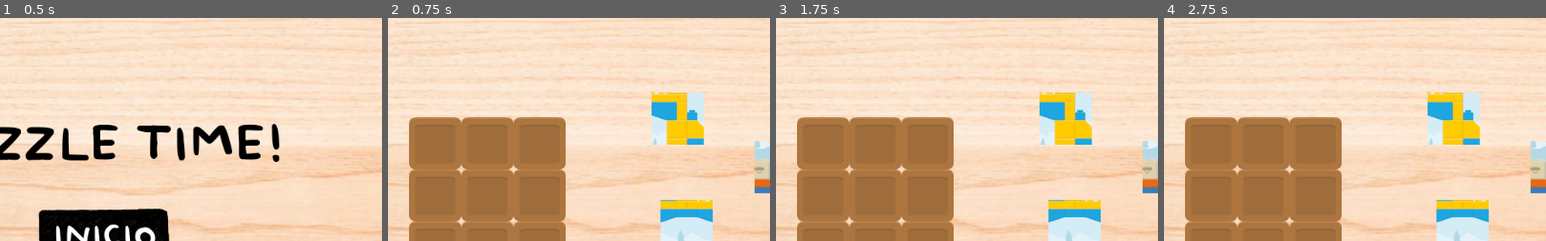
Above: before the commit, frames 1-4 (left to right).
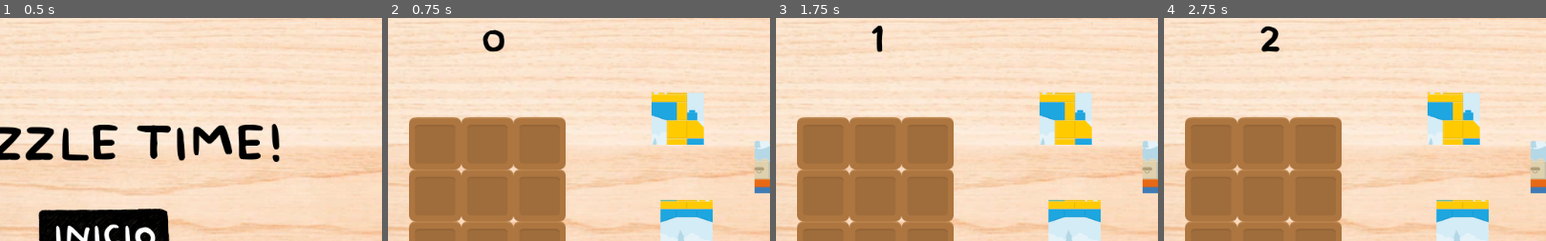
Above: after the commit, the same moments.

Repository: MiloVarok/PuzzlePostulacion
Game: Godot game, scene res://scenes/menu/Menu.tscn
The game is run twice, just before and just after one commit, with the same random seed, the same clock (stepped at 60 frames per second) and the same inputs.
Inputs (mouse positions are % of the whole screen's width and height, from its top left):
- Up to frame 1 (0.5 s): no input
- Up to frame 2 (0.75 s): click (50, 51) at 0.5 s
- Up to frame 3 (1.75 s): tap Enter at 1.25 s; move the mouse to (91, 64) at 1.27 s; press the mouse at (91, 64) at 1.28 s
- Up to frame 4 (2.75 s): tap Space at 2 s; move the mouse to (19, 82) at 2.02 s; release the mouse at (19, 82) at 2.03 s; click (19, 82) at 2.1 s
The pictures show only the part of the screen within x 36-86%, y 3-53%; the shares and areas given below are measured in that part.

Frame 1 is identical in both runs. In frame 2, 0.3% of the frame differs, in the area x 24-31%, y 5-16%; in frame 3, 0.2%; in frame 4, 0.3%.

Commit message:
Timer y control de posiciones
Se agregó control para dar por correcta la posicion de las piezas de los puzzles y un timer que frena al momento de terminarlo

Diff:
--- /dev/null
+++ b/scenes/elements/Timer.gd
@@ -0,0 +1,24 @@
+extends Node2D
+
+var timerValue = 0
+var stopTimer = false
+
+func _ready():
+	$WinMessage.hide()
+	pass
+
+func _process(delta):
+	$TimeCount.text = String(timerValue)
+	pass
+
+
+func _on_Timer_timeout():
+	if stopTimer == false:
+		timerValue += 1
+	pass
+
+func _game_over():
+	stopTimer = true
+	$Timer.stop()
+	$WinMessage.show()
+	pass
--- /dev/null
+++ b/scenes/elements/Timer.tscn
@@ -0,0 +1,35 @@
+[gd_scene load_steps=5 format=2]
+
+[ext_resource path="res://scenes/elements/Timer.gd" type="Script" id=1]
+[ext_resource path="res://assets/game_font.tres" type="DynamicFont" id=2]
+[ext_resource path="res://assets/baby_doll.otf" type="DynamicFontData" id=3]
+
+[sub_resource type="DynamicFont" id=1]
+size = 70
+font_data = ExtResource( 3 )
+
+[node name="Timer" type="Node2D" groups=["time"]]
+script = ExtResource( 1 )
+
+[node name="Timer" type="Timer" parent="."]
+autostart = true
+
+[node name="TimeCount" type="Label" parent="."]
+margin_left = 282.0
+margin_top = 55.0
+margin_right = 322.0
+margin_bottom = 120.0
+custom_colors/font_color = Color( 0, 0, 0, 1 )
+custom_fonts/font = SubResource( 1 )
+text = "0"
+
+[node name="WinMessage" type="Label" parent="."]
+margin_left = 58.0
+margin_top = 140.0
+margin_right = 563.0
+margin_bottom = 187.0
+custom_colors/font_color = Color( 0, 0, 0, 1 )
+custom_fonts/font = ExtResource( 2 )
+text = "¡PUZZLE COMPLETADO!"
+
+[connection signal="timeout" from="Timer" to="." method="_on_Timer_timeout"]
--- a/scenes/levels/LevelOne.gd
+++ b/scenes/levels/LevelOne.gd
@@ -1,16 +1,67 @@
 extends Node2D
 
+var piece1 = false
+var piece2 = false
+var piece3 = false
+var piece4 = false
+var piece5 = false
+var piece6 = false
+var piece7 = false
+var piece8 = false
+var piece9 = false
 
-# Declare member variables here. Examples:
-# var a = 2
-# var b = "text"
+func _ready():
+	$ContinueText.hide()
+	$ContinueButton.hide()
+	pass
 
+func _process(delta):
+	if $Piec1.global_position == $Pos1.global_position:
+		piece1 = true
+	if $Piec1.global_position != $Pos1.global_position:
+		piece1 = false
+	if $Piec2.global_position == $Pos2.global_position:
+		piece2 = true
+	if $Piec2.global_position != $Pos2.global_position:
+		piece2 = false
+	if $Piec3.global_position == $Pos3.global_position:
+		piece3 = true
+	if $Piec3.global_position != $Pos3.global_position:
+		piece3 = false
+	if $Piec4.global_position == $Pos4.global_position:
+		piece4 = true
+	if $Piec4.global_position != $Pos4.global_position:
+		piece4 = false
+	if $Piec5.global_position == $Pos5.global_position:
+		piece5 = true
+	if $Piec5.global_position != $Pos5.global_position:
+		piece5 = false
+	if $Piec6.global_position == $Pos6.global_position:
+		piece6 = true
+	if $Piec6.global_position != $Pos6.global_position:
+		piece6 = false
+	if $Piec7.global_position == $Pos7.global_position:
+		piece7 = true
+	if $Piec7.global_position != $Pos7.global_position:
+		piece7 = false
+	if $Piec8.global_position == $Pos8.global_position:
+		piece8 = true
+	if $Piec8.global_position != $Pos8.global_position:
+		piece8 = false
+	if $Piec9.global_position == $Pos9.global_position:
+		piece9 = true
+	if $Piec9.global_position != $Pos9.global_position:
+		piece9 = false
+	if piece1 == true and piece2 == true and piece3 == true and piece4 == true and piece5 == true and piece6 == true and piece7 == true and piece8 == true and piece9 == true:
+		_win()
+	pass
 
-# Called when the node enters the scene tree for the first time.
-func _ready():
-	pass # Replace with function body.
+func _win():
+	get_tree().call_group("time", "_game_over")
+	$ContinueText.show()
+	$ContinueButton.show()
+	pass
 
-
-# Called every frame. 'delta' is the elapsed time since the previous frame.
-#func _process(delta):
-#	pass
+func _on_ContinueButton_button_down():
+	get_tree().change_scene("res://scenes/levels/LevelTwo.tscn")
+	pass
--- a/scenes/levels/LevelOne.tscn
+++ b/scenes/levels/LevelOne.tscn
@@ -1,10 +1,13 @@
-[gd_scene load_steps=6 format=2]
+[gd_scene load_steps=9 format=2]
 
 [ext_resource path="res://assets/background.webp" type="Texture" id=1]
 [ext_resource path="res://scenes/elements/Pieces.tscn" type="PackedScene" id=2]
 [ext_resource path="res://scenes/elements/Slot.tscn" type="PackedScene" id=3]
 [ext_resource path="res://assets/puzzle_one/example_puzzle_one.png" type="Texture" id=4]
 [ext_resource path="res://scenes/levels/LevelOne.gd" type="Script" id=5]
+[ext_resource path="res://assets/button_background.png" type="Texture" id=6]
+[ext_resource path="res://assets/game_font.tres" type="DynamicFont" id=7]
+[ext_resource path="res://scenes/elements/Timer.tscn" type="PackedScene" id=8]
 
 [node name="LevelOne" type="Node2D"]
 script = ExtResource( 5 )
@@ -89,3 +92,24 @@
 position = Vector2( 505, 480 )
 scale = Vector2( 0.31699, 0.31699 )
 texture = ExtResource( 4 )
+
+[node name="Timer" parent="." instance=ExtResource( 8 )]
+position = Vector2( 217, -44 )
+
+[node name="ContinueButton" type="TextureButton" parent="."]
+margin_left = 351.0
+margin_top = 375.0
+margin_right = 670.0
+margin_bottom = 463.0
+texture_normal = ExtResource( 6 )
+expand = true
+
+[node name="ContinueText" type="Label" parent="."]
+margin_left = 376.0
+margin_top = 398.0
+margin_right = 646.0
+margin_bottom = 445.0
+custom_fonts/font = ExtResource( 7 )
+text = "CONTINUAR"
+
+[connection signal="button_down" from="ContinueButton" to="." method="_on_ContinueButton_button_down"]
--- a/scenes/levels/LevelTwo.gd
+++ b/scenes/levels/LevelTwo.gd
@@ -1,16 +1,67 @@
 extends Node2D
 
+var piece1 = false
+var piece2 = false
+var piece3 = false
+var piece4 = false
+var piece5 = false
+var piece6 = false
+var piece7 = false
+var piece8 = false
+var piece9 = false
 
-# Declare member variables here. Examples:
-# var a = 2
-# var b = "text"
+func _ready():
+	$ContinueText.hide()
+	$ContinueButton.hide()
+	pass
 
+func _process(delta):
+	if $Piec1.global_position == $Pos1.global_position:
+		piece1 = true
+	if $Piec1.global_position != $Pos1.global_position:
+		piece1 = false
+	if $Piec2.global_position == $Pos2.global_position:
+		piece2 = true
+	if $Piec2.global_position != $Pos2.global_position:
+		piece2 = false
+	if $Piec3.global_position == $Pos3.global_position:
+		piece3 = true
+	if $Piec3.global_position != $Pos3.global_position:
+		piece3 = false
+	if $Piec4.global_position == $Pos4.global_position:
+		piece4 = true
+	if $Piec4.global_position != $Pos4.global_position:
+		piece4 = false
+	if $Piec5.global_position == $Pos5.global_position:
+		piece5 = true
+	if $Piec5.global_position != $Pos5.global_position:
+		piece5 = false
+	if $Piec6.global_position == $Pos6.global_position:
+		piece6 = true
+	if $Piec6.global_position != $Pos6.global_position:
+		piece6 = false
+	if $Piec7.global_position == $Pos7.global_position:
+		piece7 = true
+	if $Piec7.global_position != $Pos7.global_position:
+		piece7 = false
+	if $Piec8.global_position == $Pos8.global_position:
+		piece8 = true
+	if $Piec8.global_position != $Pos8.global_position:
+		piece8 = false
+	if $Piec9.global_position == $Pos9.global_position:
+		piece9 = true
+	if $Piec9.global_position != $Pos9.global_position:
+		piece9 = false
+	if piece1 == true and piece2 == true and piece3 == true and piece4 == true and piece5 == true and piece6 == true and piece7 == true and piece8 == true and piece9 == true:
+		_win()
+	pass
 
-# Called when the node enters the scene tree for the first time.
-func _ready():
-	pass # Replace with function body.
+func _win():
+	get_tree().call_group("time", "_game_over")
+	$ContinueText.show()
+	$ContinueButton.show()
+	pass
 
-
-# Called every frame. 'delta' is the elapsed time since the previous frame.
-#func _process(delta):
-#	pass
+func _on_ContinueButton_button_down():
+	get_tree().change_scene("res://scenes/menu/GameOver.tscn")
+	pass
--- a/scenes/levels/LevelTwo.tscn
+++ b/scenes/levels/LevelTwo.tscn
@@ -1,10 +1,13 @@
-[gd_scene load_steps=6 format=2]
+[gd_scene load_steps=9 format=2]
 
 [ext_resource path="res://assets/background.webp" type="Texture" id=1]
 [ext_resource path="res://scenes/elements/Pieces.tscn" type="PackedScene" id=2]
 [ext_resource path="res://scenes/elements/Slot.tscn" type="PackedScene" id=3]
 [ext_resource path="res://assets/puzzle_two/example_puzzle_two.jpg" type="Texture" id=4]
 [ext_resource path="res://scenes/levels/LevelTwo.gd" type="Script" id=5]
+[ext_resource path="res://assets/game_font.tres" type="DynamicFont" id=6]
+[ext_resource path="res://assets/button_background.png" type="Texture" id=7]
+[ext_resource path="res://scenes/elements/Timer.tscn" type="PackedScene" id=8]
 
 [node name="LevelTwo" type="Node2D"]
 script = ExtResource( 5 )
@@ -80,3 +83,24 @@
 position = Vector2( 509, 478 )
 scale = Vector2( 0.247778, 0.247778 )
 texture = ExtResource( 4 )
+
+[node name="Timer" parent="." instance=ExtResource( 8 )]
+position = Vector2( 213, -38 )
+
+[node name="ContinueButton" type="TextureButton" parent="."]
+margin_left = 351.0
+margin_top = 375.0
+margin_right = 670.0
+margin_bottom = 463.0
+texture_normal = ExtResource( 7 )
+expand = true
+
+[node name="ContinueText" type="Label" parent="."]
+margin_left = 376.0
+margin_top = 398.0
+margin_right = 646.0
+margin_bottom = 445.0
+custom_fonts/font = ExtResource( 6 )
+text = "CONTINUAR"
+
+[connection signal="button_down" from="ContinueButton" to="." method="_on_ContinueButton_button_down"]
Binary file removed: assets/right_button.png
Not shown, removed: assets/right_button.png.import
